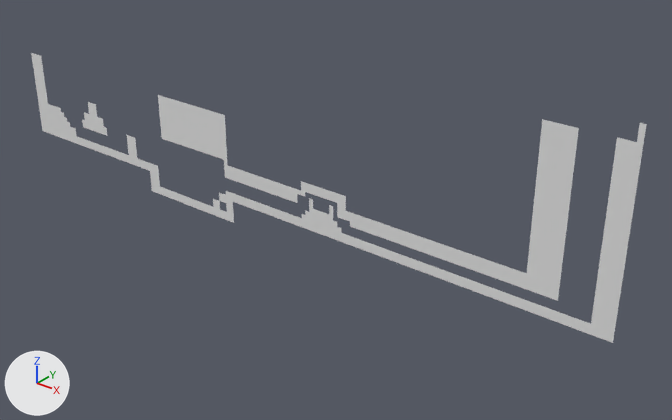
Two versions of the OBJ model LavaWorld/Assets/Tiled2Unity/Meshes/lava prime.obj, one commit apart.
Camera for both pictures: a 50 mm camera at (1385.0, -3985.0, 1492.0) aimed at (-1940.0, 172.0, -1085.0). Every picture has the same lights, and +X, +Y and +Z are marked at lower left. Where no turn or scale is listed for an object, it has been applied to the vertices.

In view in the first picture: 'lava prime'.
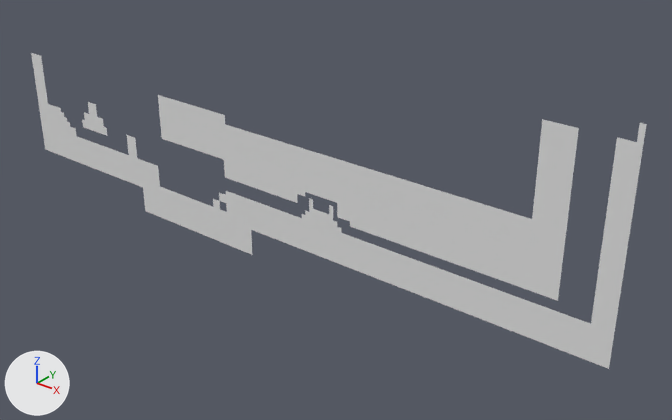
The edits, one by one:
me_lava_prime is used by ob_lava_prime; location (0.0, 0.0, 0.0).
me_lava_prime had 1641 vertices, 1250 faces and spanned x -4800.0..0.0, y 0.0, z -1344.0..0.0.
me_lava_prime now has 3096 vertices, 2711 faces and spans x -4800.0..0.0, y 0.0, z -1536.0..0.0.
me_lava_prime part 1: 1455 vertices added at x -4800.0..0.0, y 0.0, z -1536.0..-640.0.

Boxes (x1, y1, x2, y2) around the edits, measured in the pictures (672 x 420 px):
'lava prime', reshaped (9% taller)
    before: (31, 53, 647, 343)
    after: (31, 53, 647, 369)
part 1 of me_lava_prime, added
    after: (43, 124, 613, 369)
